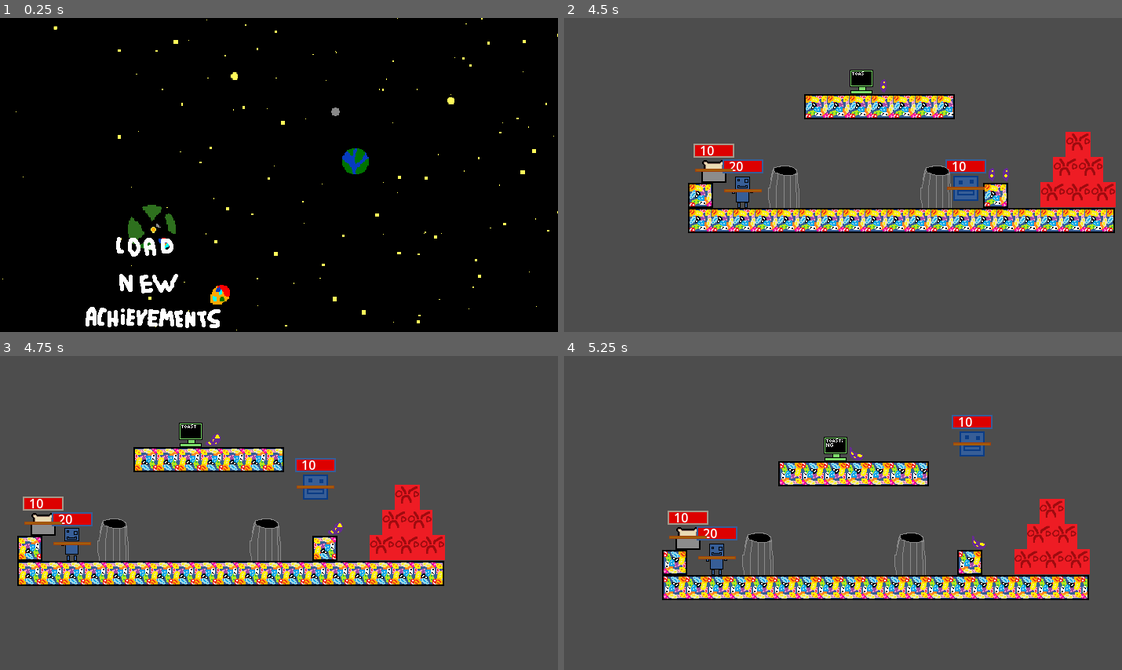
Above: before the commit, frames 1-4 (two rows, left to right).
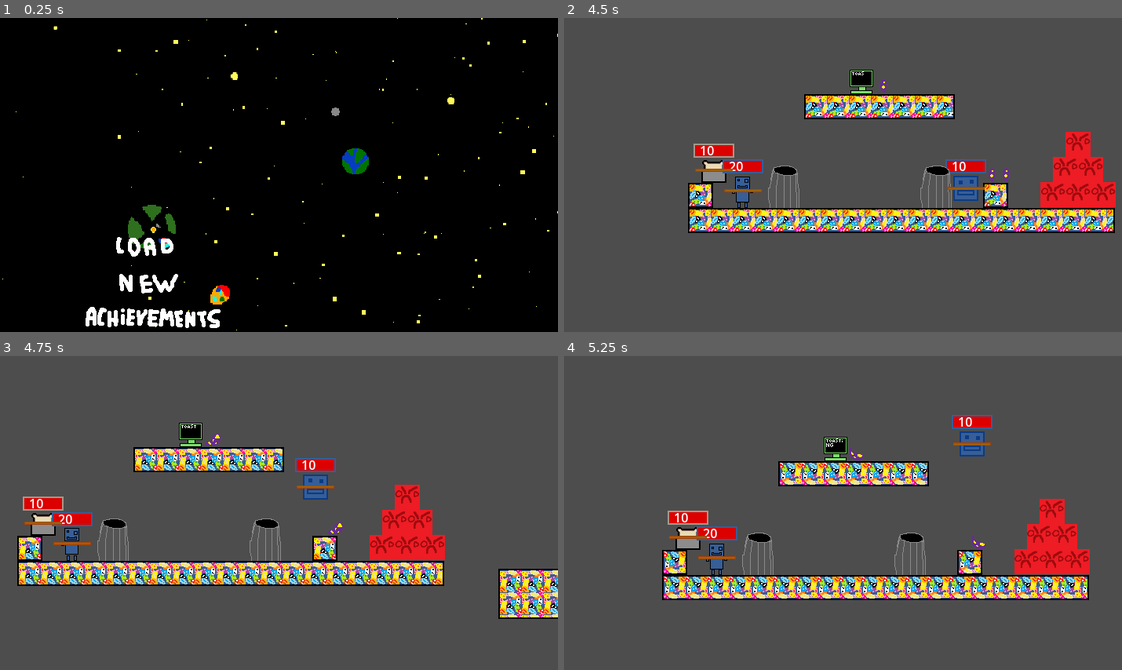
Above: after the commit, the same moments.

Repository: Ksawex4/Block-Jumper-Godot
Game: Godot game, scene res://Scenes/main_menu.tscn
Same seed, same stepped clock (60 frames per second), same inputs: the game is played once before the commit and once after it. Sound files missing from this copy of the repository are replaced by a short silence.
Inputs (mouse positions are in pixels of both pictures, inside the frame that each line leads up to):
- Up to frame 1 (0.25 s): no input
- Up to frame 2 (4.5 s): click (658, 212) at 0.5 s; hold D (FencyRight) 1.28-2.78 s; tap 1 (CamFency) at 1.35, 4.35 s; tap W (FencyJump) at 1.52, 2.27, 3.77 s; tap 2 (CamPanLoduwka) at 2.1 s; hold A (FencyLeft) 2.78-3.53 s; tap 3 (CamToasty) at 2.85 s; hold D (FencyRight) from 3.53 s (still down); tap Z (Interract) at 3.6 s
- Up to frame 3 (4.75 s): keep holding D (FencyRight); tap W (FencyJump) at 4.52 s
- Up to frame 4 (5.25 s): release D (FencyRight) at 5.03 s; hold A (FencyLeft) from 5.03 s (still down); tap 2 (CamPanLoduwka) at 5.1 s

Frames 1-2 are identical in both runs. In frame 3, 1.7% of the frame differs, in the area x 89-100%, y 67-84%; in frame 4, nothing differs.

Commit message:
added a badly drawn queen and a chip

Diff:
--- /dev/null
+++ b/Scenes/Objects/badly_drawn_queen.tscn
@@ -0,0 +1,37 @@
+[gd_scene load_steps=5 format=3 uid="uid://c53lrc8watfr1"]
+
+[ext_resource type="Script" uid="uid://3vamp47f7if2" path="res://Scripts/badly_drawn_queen.gd" id="1_0lyer"]
+[ext_resource type="Texture2D" uid="uid://bjq21c34sh35u" path="res://Textures/BadlyDrawnQueen/BadlyDrawnQueen.png" id="2_d3ubp"]
+
+[sub_resource type="RectangleShape2D" id="RectangleShape2D_gk35a"]
+
+[sub_resource type="RectangleShape2D" id="RectangleShape2D_8rmfc"]
+size = Vector2(83, 102)
+
+[node name="BadlyDrawnQueen" type="CharacterBody2D"]
+texture_filter = 1
+script = ExtResource("1_0lyer")
+
+[node name="Sprite2D" type="Sprite2D" parent="."]
+texture = ExtResource("2_d3ubp")
+
+[node name="Label" type="Label" parent="."]
+offset_left = -111.0
+offset_top = -79.0
+offset_right = 113.0
+offset_bottom = 2.0
+autowrap_mode = 2
+
+[node name="CollisionShape2D" type="CollisionShape2D" parent="."]
+shape = SubResource("RectangleShape2D_gk35a")
+disabled = true
+
+[node name="Area2D" type="Area2D" parent="."]
+collision_layer = 0
+collision_mask = 2
+
+[node name="CollisionShape2D" type="CollisionShape2D" parent="Area2D"]
+position = Vector2(1.5, 5)
+shape = SubResource("RectangleShape2D_8rmfc")
+
+[connection signal="body_entered" from="Area2D" to="." method="_on_area_2d_body_entered"]
--- /dev/null
+++ b/Scenes/Objects/chip.tscn
@@ -0,0 +1,32 @@
+[gd_scene load_steps=5 format=3 uid="uid://cftbqw8vbfh6m"]
+
+[ext_resource type="Script" uid="uid://cfiu3foa0egtc" path="res://Scripts/chip.gd" id="1_ojel0"]
+[ext_resource type="Texture2D" uid="uid://d1pgpylss84bj" path="res://Textures/Chip/Chip.png" id="2_uca3d"]
+
+[sub_resource type="RectangleShape2D" id="RectangleShape2D_uca3d"]
+size = Vector2(50, 46)
+
+[sub_resource type="RectangleShape2D" id="RectangleShape2D_n6anc"]
+size = Vector2(50, 46)
+
+[node name="Chip" type="CharacterBody2D"]
+texture_filter = 1
+collision_layer = 0
+script = ExtResource("1_ojel0")
+
+[node name="Sprite2D" type="Sprite2D" parent="."]
+texture = ExtResource("2_uca3d")
+
+[node name="CollisionShape2D" type="CollisionShape2D" parent="."]
+position = Vector2(2, -4)
+shape = SubResource("RectangleShape2D_uca3d")
+
+[node name="Area2D" type="Area2D" parent="."]
+collision_layer = 0
+collision_mask = 2
+
+[node name="CollisionShape2D" type="CollisionShape2D" parent="Area2D"]
+position = Vector2(2, -4)
+shape = SubResource("RectangleShape2D_n6anc")
+
+[connection signal="body_entered" from="Area2D" to="." method="_on_area_2d_body_entered"]
--- a/Scenes/test_room.tscn
+++ b/Scenes/test_room.tscn
@@ -11,6 +11,8 @@
 [ext_resource type="AudioStream" uid="uid://lst2ll0xq7yu" path="res://Songs/souZworkaSong.wav" id="8_8h618"]
 [ext_resource type="PackedScene" uid="uid://0ynbmsngdc15" path="res://Scenes/Objects/trash_can.tscn" id="9_f2n0o"]
 [ext_resource type="PackedScene" uid="uid://dbyvbltpv5wb1" path="res://Scenes/Objects/save_point.tscn" id="10_wv2xt"]
+[ext_resource type="PackedScene" uid="uid://c53lrc8watfr1" path="res://Scenes/Objects/badly_drawn_queen.tscn" id="11_q5jsk"]
+[ext_resource type="PackedScene" uid="uid://cftbqw8vbfh6m" path="res://Scenes/Objects/chip.tscn" id="12_fgfdw"]
 
 [sub_resource type="NavigationPolygon" id="NavigationPolygon_wv2xt"]
 vertices = PackedVector2Array(560.969, 310, 9, 310, 8.99219, 10.9766, 560.031, 10.0078)
@@ -45,6 +47,26 @@
 
 [node name="BeanBlock4" parent="Solids" instance=ExtResource("1_ycph5")]
 position = Vector2(22, 250)
+
+[node name="BeanBlock5" parent="Solids" instance=ExtResource("1_ycph5")]
+position = Vector2(691, 308)
+scale = Vector2(4.5, 2)
+
+[node name="BeanBlock6" parent="Solids" instance=ExtResource("1_ycph5")]
+position = Vector2(957, 307)
+scale = Vector2(2.3, 2)
+
+[node name="BeanBlock7" parent="Solids" instance=ExtResource("1_ycph5")]
+position = Vector2(1192, 306)
+scale = Vector2(4, 2)
+
+[node name="BeanBlock8" parent="Solids" instance=ExtResource("1_ycph5")]
+position = Vector2(1473, 327)
+scale = Vector2(4, 2)
+
+[node name="BeanBlock9" parent="Solids" instance=ExtResource("1_ycph5")]
+position = Vector2(1711, 315)
+scale = Vector2(2, 2)
 
 [node name="Enemies" type="Node2D" parent="."]
 
@@ -123,6 +145,12 @@
 [node name="SavePoint" parent="Interactables" instance=ExtResource("10_wv2xt")]
 position = Vector2(227, 105)
 
+[node name="BadlyDrawnQueen" parent="Interactables" instance=ExtResource("11_q5jsk")]
+position = Vector2(1191, 218)
+
+[node name="Chip" parent="Interactables" instance=ExtResource("12_fgfdw")]
+position = Vector2(1707, 171)
+
 [node name="AudioStreamPlayer" type="AudioStreamPlayer" parent="."]
 stream = ExtResource("8_8h618")
 autoplay = true
--- a/Scripts/AchievementsLabel.gd
+++ b/Scripts/AchievementsLabel.gd
@@ -1,6 +1,6 @@
 extends RichTextLabel
 
-var normalText := "[color=yellow]Your current achievements ACH/4:[/color]"
+var normalText := "[color=yellow]Your current achievements ACH/5:[/color]"
 
 func _on_timer_timeout() -> void:
 	text = normalText.replace("ACH", str(Global.playerAchievements.size()))
--- a/Scripts/Global.gd
+++ b/Scripts/Global.gd
@@ -18,12 +18,13 @@
 var spawn := 0
 var playerAchievements := []
 var shownAchievements := []
+var gotChip = false
 
 func _ready():
 	if FileAccess.file_exists("user://achievements.bj"):
 		loadAchievements()
 
-func _process(delta: float) -> void:
+func _process(_delta: float) -> void:
 	if Input.is_action_just_pressed("Quit"):
 		QuitToMenu()
 
--- a/Scripts/Player.gd
+++ b/Scripts/Player.gd
@@ -33,7 +33,7 @@
 	$SolidsCollision.disabled = false
 	Global.loadPos = false
 
-func _physics_process(delta: float) -> void:
+func _physics_process(_delta: float) -> void:
 	if hasLeftAnimation:
 		if velocity.x > 0 && $AnimatedSprite2D.animation != "walkRight":
 			$AnimatedSprite2D.play("walkRight")
@@ -41,7 +41,6 @@
 			$AnimatedSprite2D.play("walkLeft")
 		elif velocity.x == 0 && $AnimatedSprite2D.animation != "default":
 			$AnimatedSprite2D.play("default")
-	var scene = get_tree().current_scene
 	if Global.get(WhosHp) <= 0:
 		queue_free()
 
--- /dev/null
+++ b/Scripts/badly_drawn_queen.gd
@@ -0,0 +1,21 @@
+extends CharacterBody2D
+
+var who = "Fency"
+var texter = 0
+
+func _on_area_2d_body_entered(body: Node2D) -> void:
+	if texter == 0:
+		who = body.name
+		var text = who + " Get The Chip"
+		for x in text:
+			$Label.text += x
+		if texter == 0:
+			texter = 1
+	if texter == 1 && Global.gotChip:
+		if !Global.playerAchievements.has("[img]res://Textures/Achievements/Chip.png[/img]"):
+			Global.playerAchievements.append("[img]res://Textures/Achievements/Chip.png[/img]")
+		var text = "Sodium Chloride"
+		texter += 1
+		$Label.text = ""
+		for x in text:
+			$Label.text += x
--- a/Scripts/bean.gd
+++ b/Scripts/bean.gd
@@ -2,11 +2,11 @@
 
 @export var value = 1
 
-func _physics_process(delta: float) -> void:
+func _physics_process(_delta: float) -> void:
 	velocity.y += Global.Gravity
 	move_and_slide()
 
-func _on_area_2d_body_entered(body: Node2D) -> void:
+func _on_area_2d_body_entered(_body: Node2D) -> void:
 	queue_free()
 	Global.Beans += value
 	print(Global.Beans)
--- /dev/null
+++ b/Scripts/chip.gd
@@ -0,0 +1,10 @@
+extends CharacterBody2D
+
+func _process(delta: float) -> void:
+	if !is_on_floor():
+		velocity.y += Global.Gravity
+	move_and_slide()
+
+func _on_area_2d_body_entered(body: Node2D) -> void:
+	Global.gotChip = true
+	queue_free()
--- a/Scripts/fly_thing.gd
+++ b/Scripts/fly_thing.gd
@@ -9,7 +9,7 @@
 func _ready() -> void:
 	$NavigationAgent2D.target_position = goal.global_position
 
-func _physics_process(delta: float) -> void:
+func _physics_process(_delta: float) -> void:
 	if !FileAccess.file_exists("user://sól"):
 		queue_free()
 
--- a/Scripts/save_point.gd
+++ b/Scripts/save_point.gd
@@ -6,7 +6,7 @@
 func _ready() -> void:
 	$AnimatedSprite2D.play("Idle")
 
-func _process(delta: float) -> void:
+func _process(_delta: float) -> void:
 	if isColliding && Input.is_action_just_pressed("Interract"):
 		$AnimatedSprite2D.play("Save")
 	if save:
@@ -14,10 +14,10 @@
 		Global.saveGame(global_position)
 		$AudioStreamPlayer.play()
 
-func _on_area_2d_body_entered(body: Node2D) -> void:
+func _on_area_2d_body_entered(_body: Node2D) -> void:
 	isColliding = true
 
-func _on_area_2d_body_exited(body: Node2D) -> void:
+func _on_area_2d_body_exited(_body: Node2D) -> void:
 	isColliding = false
 
 func _on_animated_sprite_2d_animation_finished() -> void:
--- a/Scripts/smooth_camera.gd
+++ b/Scripts/smooth_camera.gd
@@ -4,7 +4,7 @@
 var ppos = Vector2(-355, 200)
 var hiddden = true
 
-func _process(delta: float) -> void:
+func _process(_delta: float) -> void:
 	var scene = get_tree().current_scene
 	var node = scene.get_node_or_null(Global.FollowWho)
 
--- a/Scripts/spamguys.gd
+++ b/Scripts/spamguys.gd
@@ -26,7 +26,7 @@
 		$Sprite2D.texture = load("res://Textures/Spamguys/Ksawton.png")
 		speed = 100
 
-func _physics_process(delta: float) -> void:
+func _physics_process(_delta: float) -> void:
 	if !is_on_floor():
 		velocity.y += Global.Gravity
 	velocity.x = speed * direction
--- a/Scripts/stick.gd
+++ b/Scripts/stick.gd
@@ -7,7 +7,7 @@
 	if !Global.playerAchievements.has("[img]res://Textures/Achievements/Stick.png[/img]"):
 		Global.playerAchievements.append("[img]res://Textures/Achievements/Stick.png[/img]")
 
-func _process(delta: float) -> void:
+func _process(_delta: float) -> void:
 	var scene = get_tree().current_scene
 	if scene.has_node(who):
 		position = scene.get_node(who).position
--- a/Scripts/trash_can.gd
+++ b/Scripts/trash_can.gd
@@ -7,13 +7,13 @@
 	if isInfinite:
 		$Sprite2D.texture = load("res://Textures/TrashCan/InfiniteTrashCan.png")
 
-func _on_area_2d_body_entered(body: Node2D) -> void:
+func _on_area_2d_body_entered(_body: Node2D) -> void:
 	isColliding = true
 
-func _on_area_2d_body_exited(body: Node2D) -> void:
+func _on_area_2d_body_exited(_body: Node2D) -> void:
 	isColliding = false
 
-func _process(delta: float) -> void:
+func _process(_delta: float) -> void:
 	if isColliding && Input.is_action_just_pressed("Interract"):
 		spawnSpamGuy()
 		if !isInfinite:
Not shown: 1 places in Scenes/test_room.tscn that only renumber resources
Not shown, added: Scripts/badly_drawn_queen.gd.uid
Not shown, added: Scripts/chip.gd.uid
Binary file added: Textures/Achievements/Chip.png
Not shown, added: Textures/Achievements/Chip.png.import
Binary file added: Textures/BadlyDrawnQueen/BadlyDrawnQueen.png
Not shown, added: Textures/BadlyDrawnQueen/BadlyDrawnQueen.png.import
Binary file added: Textures/Chip/Chip.png
Not shown, added: Textures/Chip/Chip.png.import
